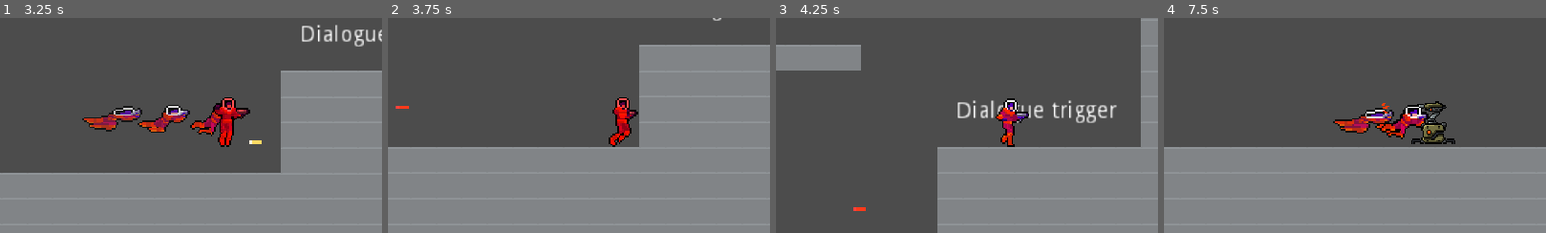
Above: before the commit, frames 1-4 (left to right).
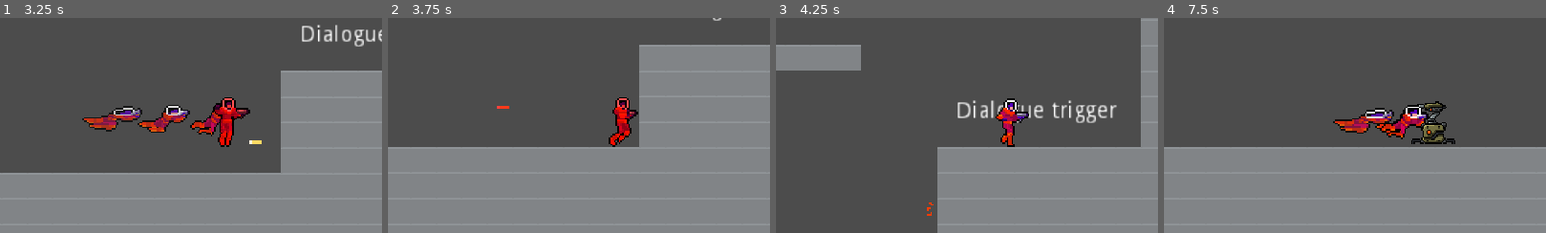
Above: after the commit, the same moments.

Repository: JuroUhlar/red_cascade
Game: Godot game, scene res://scenes/Level.tscn
Two runs of this game, one before a commit and one after it. Both use one fixed random seed, a clock stepped at 60 frames per second and the inputs below.
Inputs:
- Up to frame 1 (3.25 s): tap Enter at 0.5 s; hold D (move_right) 0.53-2.03 s; tap X (dash) at 0.6, 1.35, 2.3, 3.05 s; tap Space (jump) at 0.77, 1.52, 3.02 s; hold A (move_left) 2.03-2.78 s; tap V (interact) at 2.1 s; hold D (move_right) from 2.78 s (still down); tap Z (shoot) at 2.85 s
- Up to frame 2 (3.75 s): keep holding D (move_right); tap X (dash) at 3.6 s
- Up to frame 3 (4.25 s): keep holding D (move_right); tap Space (jump) at 3.77 s
- Up to frame 4 (7.5 s): release D (move_right) at 4.28 s; hold A (move_left) 4.28-5.03 s; tap X (dash) at 4.35, 5.3, 6.05, 6.6, 7.35 s; tap Space (jump) at 4.52, 6.02, 6.77 s; hold D (move_right) 5.03-5.78 s; tap V (interact) at 5.1 s; hold A (move_left) 5.78-7.28 s; tap Z (shoot) at 5.85 s; hold D (move_right) from 7.28 s (still down)
The pictures show only the part of the screen within x 19-69%, y 26-76%; the shares and areas given below are measured in that part.

Frame 1 is identical in both runs. In frame 2, less than 0.1% of the frame differs, in the area x 2-32%, y 40-43%; in frame 3, less than 0.1%, in the area x 20-42%, y 85-92%; in frame 4, less than 0.1%.

Commit message:
Turrets kill player

Diff:
--- a/Turret.gd
+++ b/Turret.gd
@@ -25,10 +25,12 @@
 				$Sprite.flip_h = true
 				if sign($muzzle_position.position.x) == 1:
 					$muzzle_position.position.x *= -1
+					$gun_timer.start()
 			else:
 				$Sprite.flip_h = false
 				if sign($muzzle_position.position.x) == -1:
 					$muzzle_position.position.x *= -1
+					$gun_timer.start()
 
 			if $gun_timer.time_left <= 0:
 				shoot()
@@ -53,6 +55,6 @@
 		die()
 
 func die():
+	$CollisionShape2D.scale = Vector2.ZERO
 	$CollisionShape2D.disabled = true
-	$CollisionShape2D.scale = Vector2.ZERO
 	dead = true
--- a/scenes/Turret.tscn
+++ b/scenes/Turret.tscn
@@ -18,9 +18,6 @@
 [ext_resource path="res://assets/Turret/turret_deploy6.png" type="Texture" id=16]
 [ext_resource path="res://assets/Turret/turret_deploy7.png" type="Texture" id=17]
 
-[sub_resource type="RectangleShape2D" id=1]
-extents = Vector2( 10, 11.3483 )
-
 [sub_resource type="SpriteFrames" id=2]
 animations = [ {
 "frames": [ ExtResource( 3 ) ],
@@ -39,13 +36,13 @@
 "speed": 10.0
 } ]
 
+[sub_resource type="RectangleShape2D" id=1]
+extents = Vector2( 10, 11.3483 )
+
 [node name="Turret" type="StaticBody2D"]
 collision_layer = 2
 script = ExtResource( 1 )
 bullet = ExtResource( 2 )
-
-[node name="CollisionShape2D" type="CollisionShape2D" parent="."]
-shape = SubResource( 1 )
 
 [node name="Sprite" type="AnimatedSprite" parent="."]
 scale = Vector2( 0.8, 0.8 )
@@ -67,3 +64,6 @@
 
 [node name="gun_timer" type="Timer" parent="."]
 one_shot = true
+
+[node name="CollisionShape2D" type="CollisionShape2D" parent="."]
+shape = SubResource( 1 )
--- a/scripts/Player.gd
+++ b/scripts/Player.gd
@@ -9,6 +9,7 @@
 export var dash_jump_multiplier = 1.0
 export var dash_cooldown_modulation_color = Color(1,1,1,1)
 export (PackedScene) var player_bullet
+export var hp = 30
 
 var can_jump = true
 var grounded_last_frame
@@ -24,6 +25,7 @@
 
 func _ready():
 	add_to_group("player")
+	add_to_group("damageable")
 
 func _physics_process(delta):
 	if(dying):
@@ -177,5 +179,10 @@
 	yield($Sprite, "animation_finished")
 	$death_timer.start()
 
+func take_damage(damage):
+	hp -= damage
+	if hp <= 0:
+		die()
+
 func _on_death_timer_timeout():
 	get_tree().reload_current_scene()
